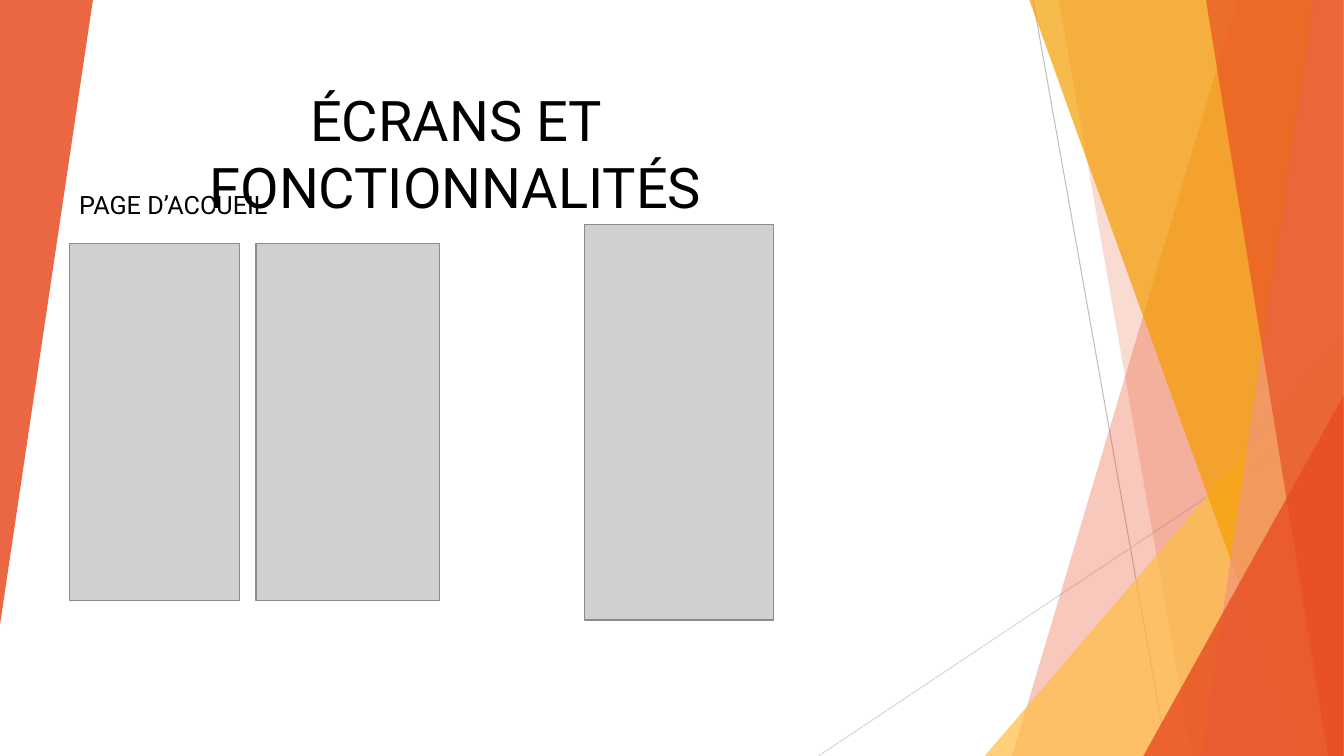
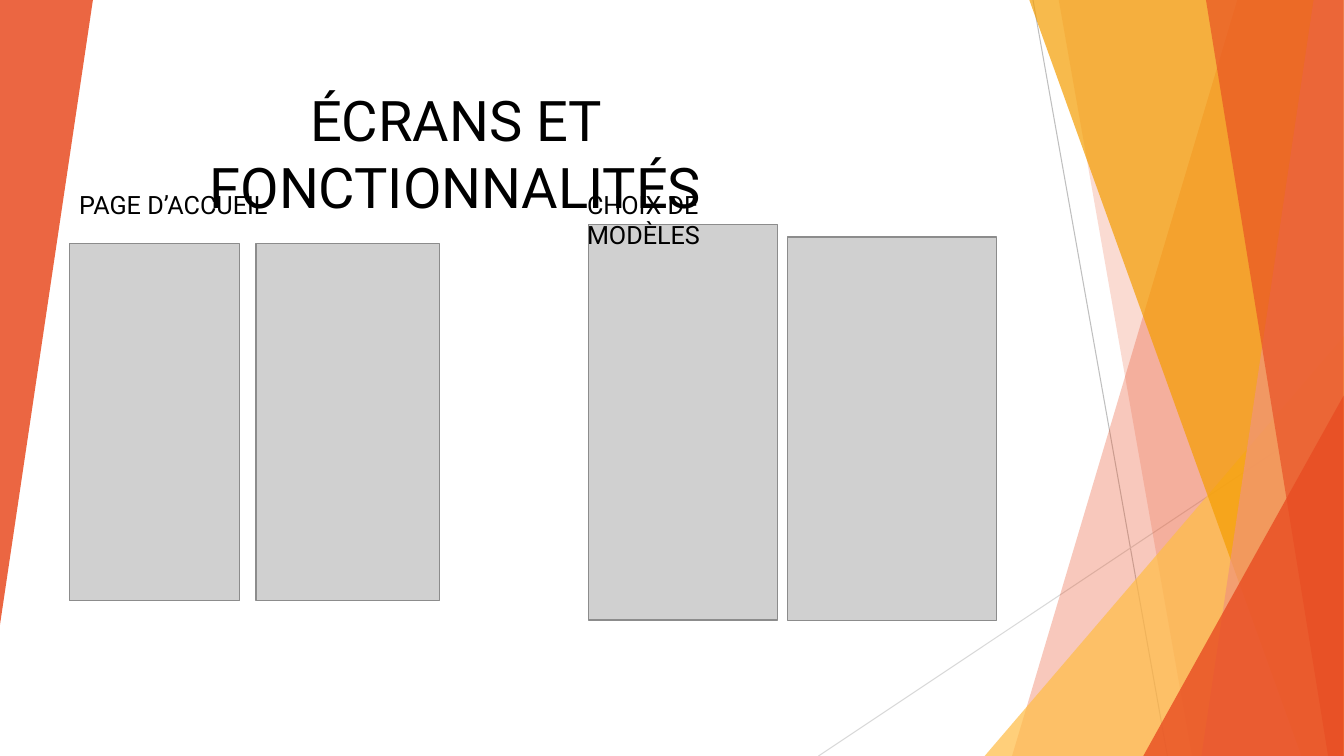
Before and after one commit to prooli22/MemesPasGame, a slide deck: slide 3 of Présentation PP.pptx. Drawn at 1344x756 pixels with LibreOffice and Linux fonts; fonts in the diff are those of the drawing; grey boxes stand for pictures. Boxes give left, top, right and bottom in pixels: in the first picture for what was removed or moved away, otherwise in the second. Text is boxed around its words. In the diff, an @@ line names an element or a change of style, - is before the commit and + after.

```diff
--- a/Présentation PP.pptx
+++ b/Présentation PP.pptx
@@ text added at bbox=[587, 191, 700, 250], 18 pt, text #000000 @@
+CHOIX DE MODÈLES
@@ picture: place and size @@
-picture at bbox=[585, 225, 774, 620]
+picture at bbox=[589, 225, 778, 620]
@@ picture added at bbox=[788, 237, 997, 620] @@
```
Also in this commit, not shown: 10 other slides changed, 1 slide added, 6 other files.
